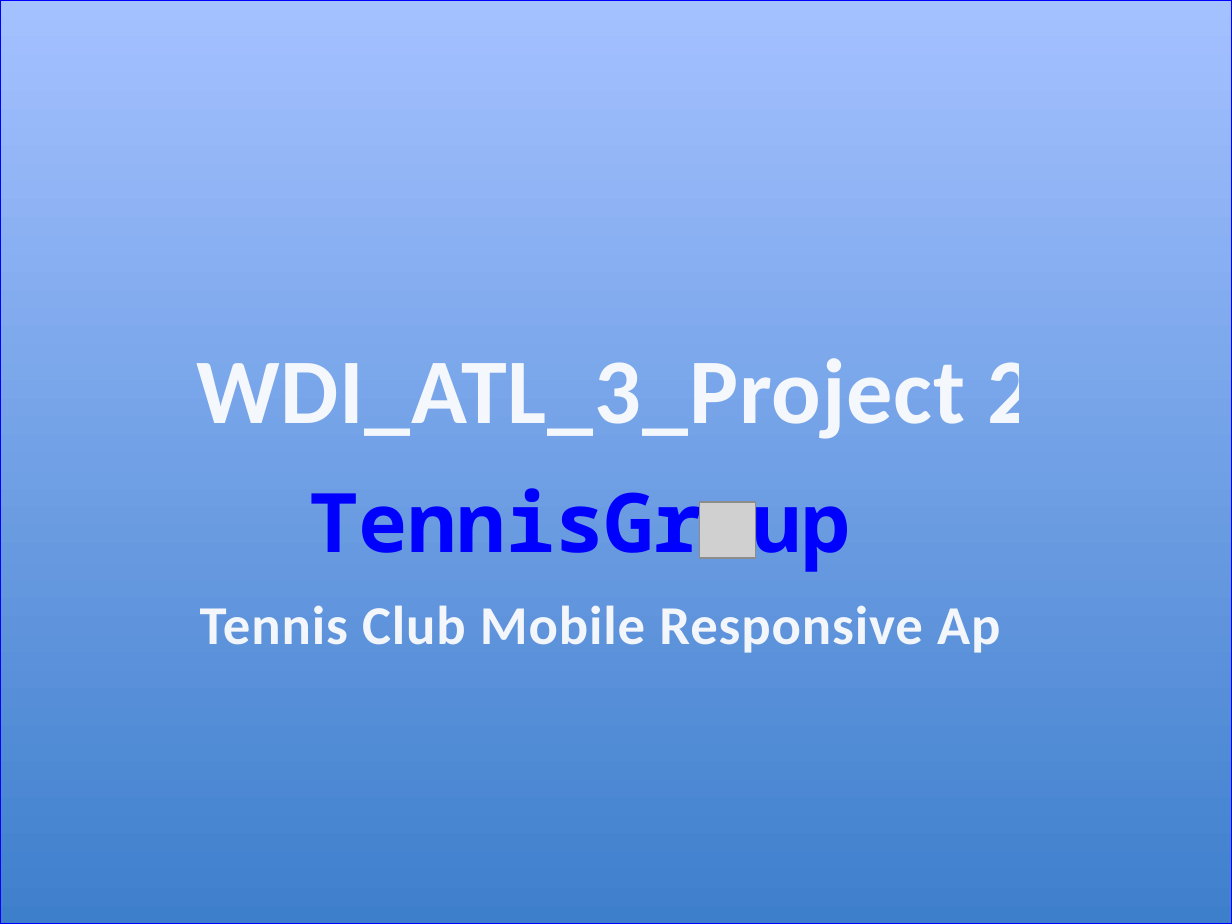
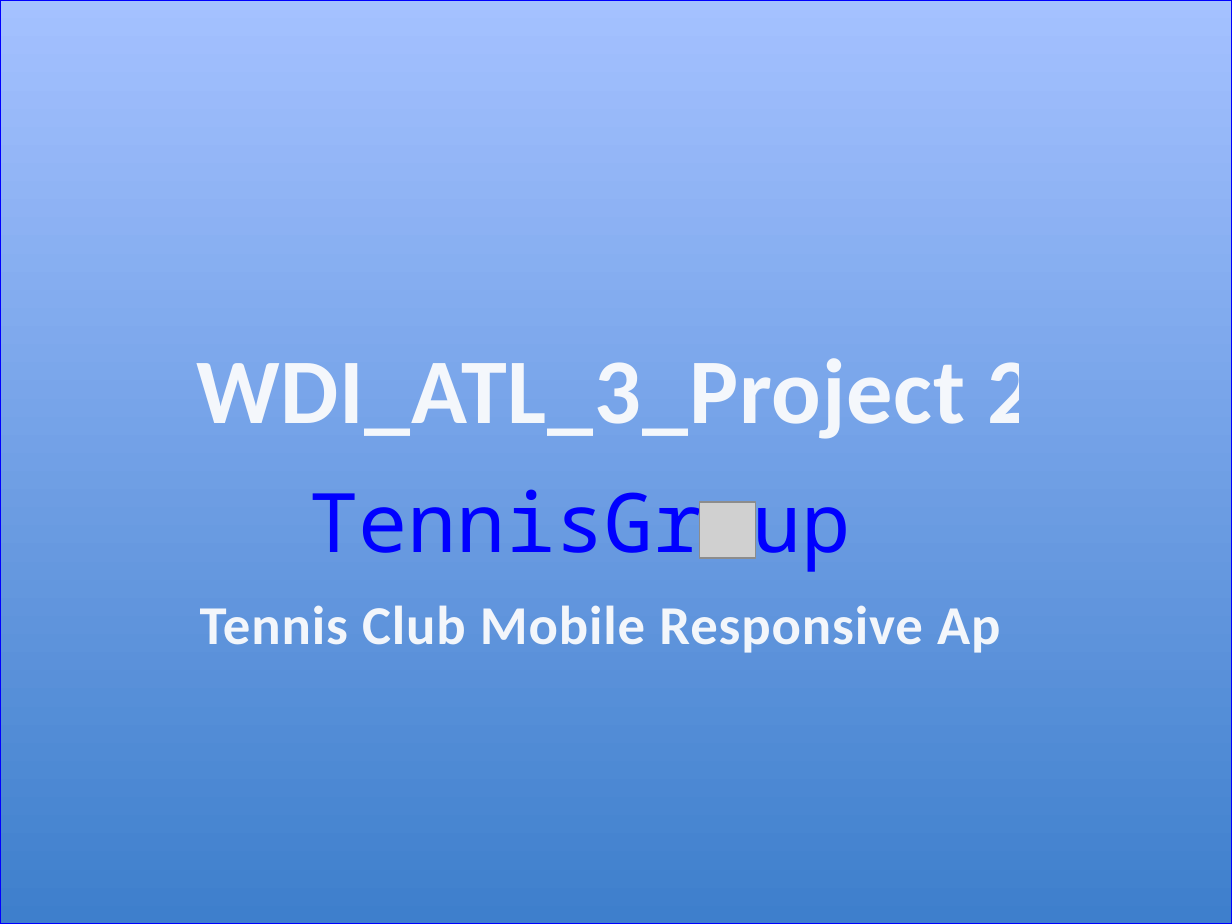
Before and after one commit to hobbske/tennis_app, a slide deck: slide 1 of docs/powerpt_mockup.pptx. Drawn at 1232x924 pixels with LibreOffice and Linux fonts; fonts in the diff are those of the drawing; grey boxes stand for pictures. Boxes give left, top, right and bottom in pixels: in the first picture for what was removed or moved away, otherwise in the second. Text is boxed around its words. In the diff, an @@ line names an element or a change of style, - is before the commit and + after.

```diff
--- a/docs/powerpt_mockup.pptx
+++ b/docs/powerpt_mockup.pptx
@@ text "TennisGr up" at <box>309,489,851,572</box>: bold off @@
```
Also in this commit, not shown: 9 other files.
